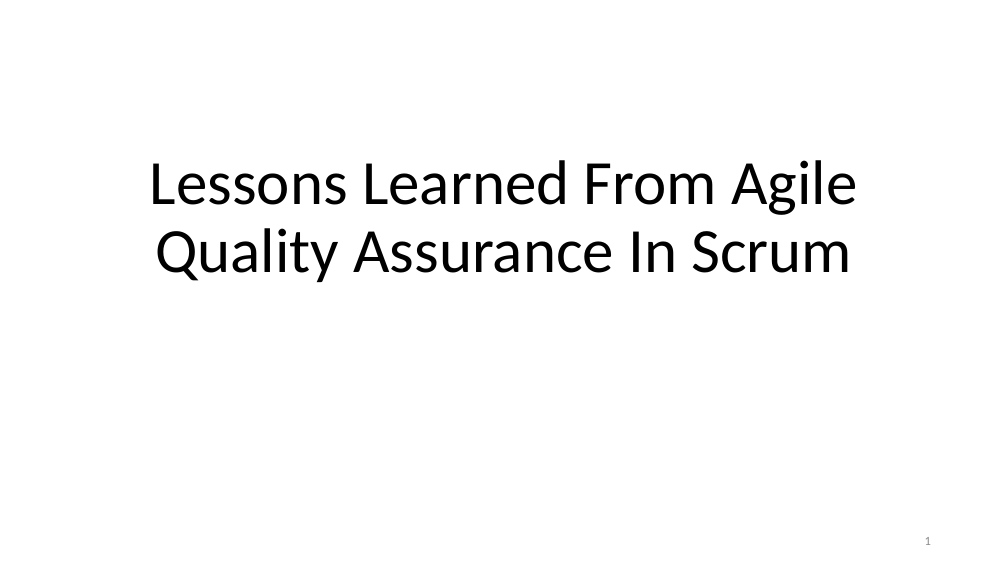
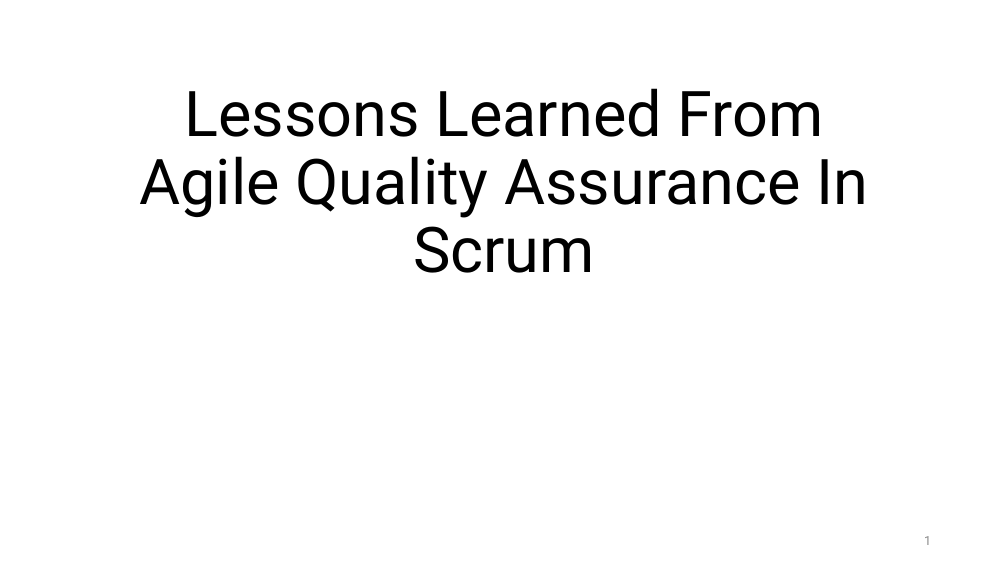
Before and after one commit to liepnguyen/Planru, a slide deck: slide 1 of Documents/Lessons Learned From Agile Quality Assurance In Scrum.pptx. Drawn at 1008x567 pixels with LibreOffice and Linux fonts; fonts in the diff are those of the drawing. Boxes give left, top, right and bottom in pixels: in the first picture for what was removed or moved away, otherwise in the second. Text is boxed around its words. In the diff, an @@ line names an element or a change of style, - is before the commit and + after.

```diff
--- a/Documents/Lessons Learned From Agile Quality Assurance In Scrum.pptx
+++ b/Documents/Lessons Learned From Agile Quality Assurance In Scrum.pptx
@@ title "Lessons Learned From Agile Quality ..." at box(139, 88, 868, 273): font Calibri to Roboto @@
@@ page number at box(924, 536, 931, 545): font Calibri to Roboto @@
```
Also in this commit, not shown: 15 other slides changed.
